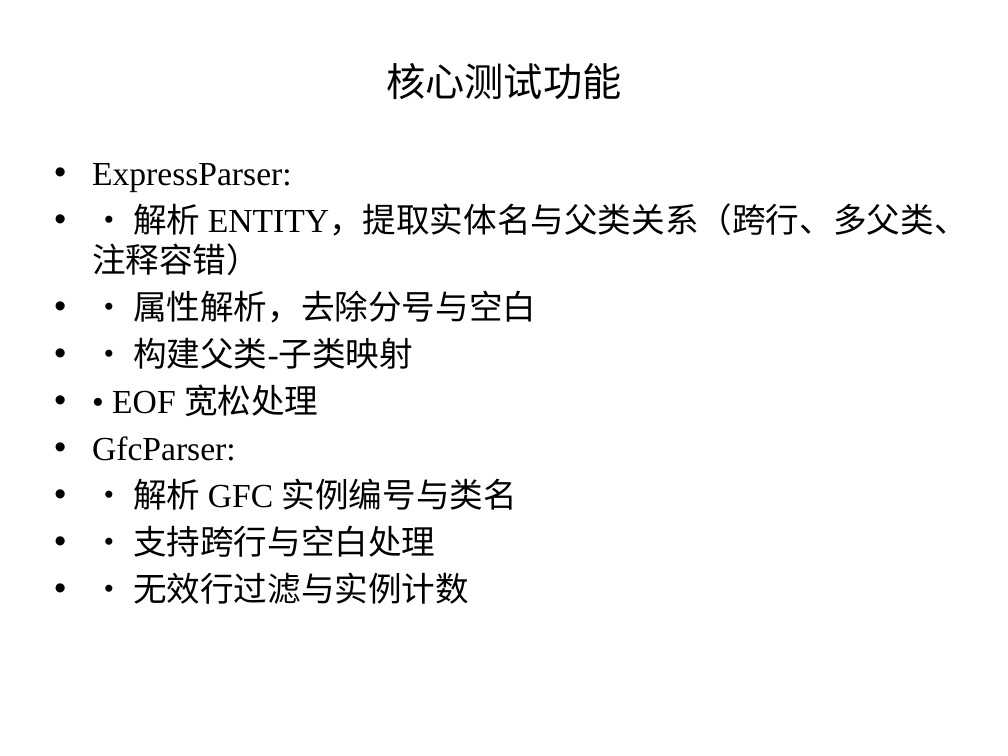
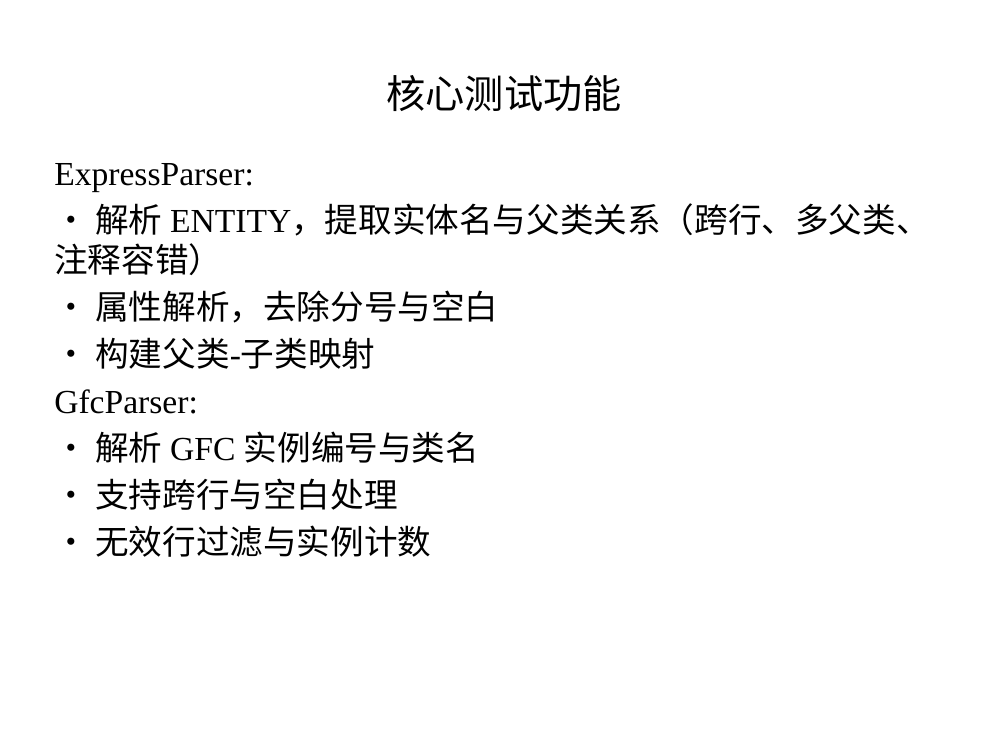
Before and after one commit to azadkong/TOT2025, a slide deck: slide 12 of TOT2025_presentation.pptx. Drawn at 1008x756 pixels with LibreOffice and Linux fonts; fonts in the diff are those of the drawing. Boxes give left, top, right and bottom in pixels: in the first picture for what was removed or moved away, otherwise in the second. Text is boxed around its words. In the diff, an @@ line names an element or a change of style, - is before the commit and + after.

```diff
--- a/TOT2025_presentation.pptx
+++ b/TOT2025_presentation.pptx
@@ title "核心测试功能": place and size @@
-title "核心测试功能" at (387, 63, 622, 99)
+title "核心测试功能" at (387, 75, 622, 111)
@@ text "ExpressParser:" at (54, 163, 930, 557): bullet • to none @@
@@ text at (112, 384, 318, 416): paragraph removed @@
-• • EOF 宽松处理
```
Also in this commit, not shown: 5 other slides changed, 1 other file.
